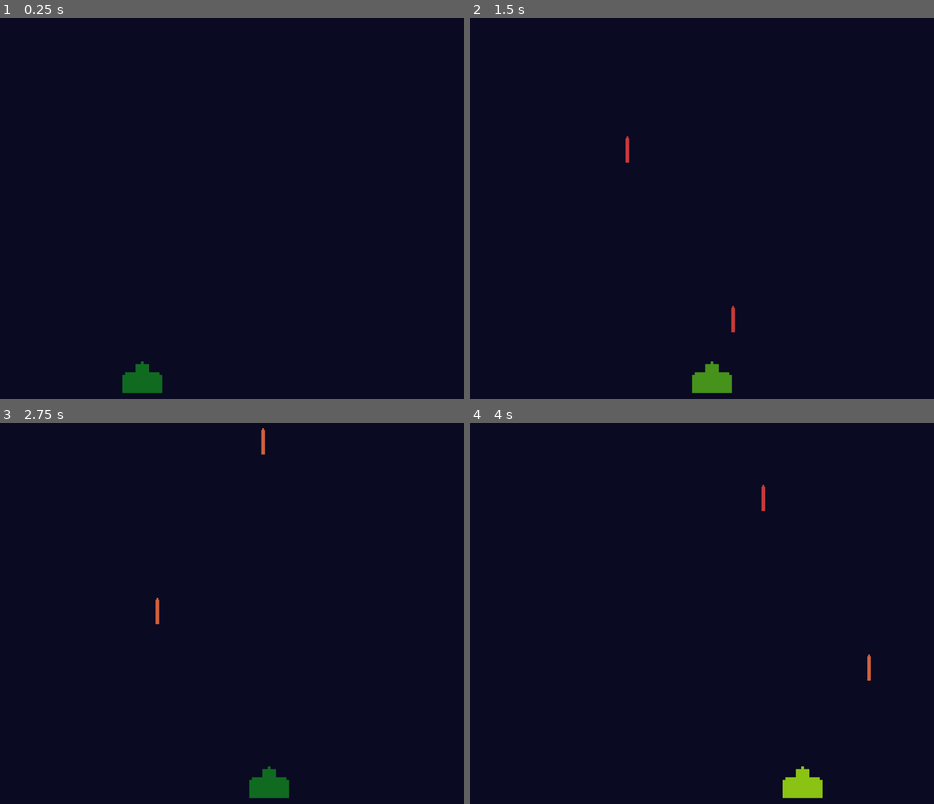
Above: before the commit, frames 1-4 (two rows, left to right).
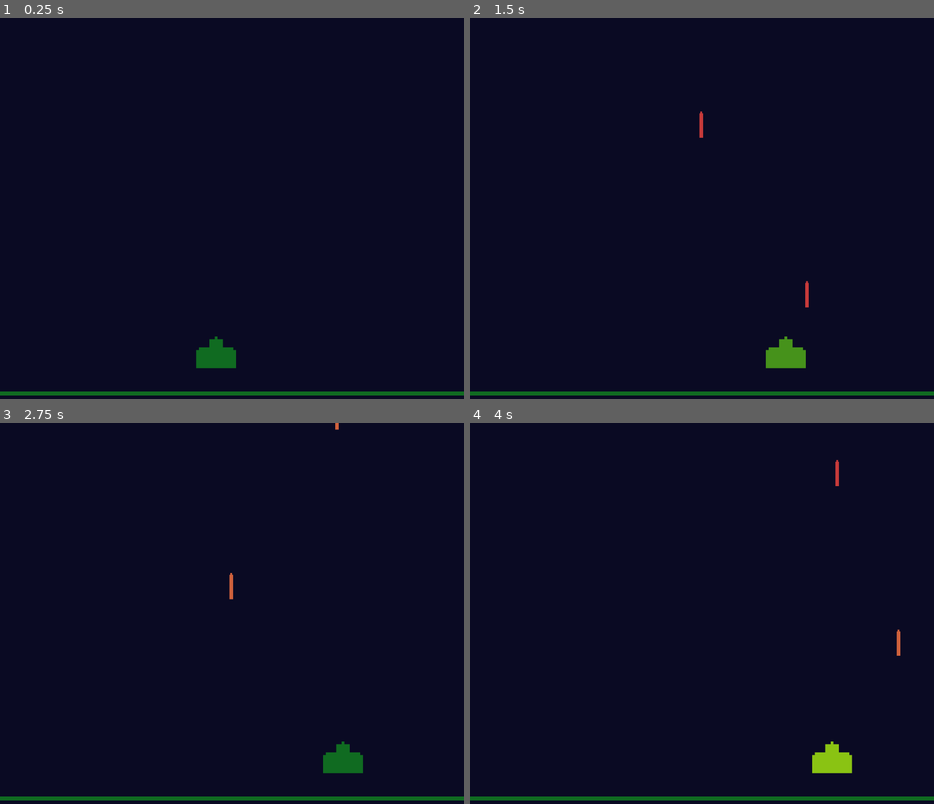
Above: after the commit, the same moments.

Repository: mjcampos/SpaceInvaders
Game: Godot game, scene res://Scenes/Game/game.tscn
Two runs of this game, one before a commit and one after it. Both use one fixed random seed, a clock stepped at 60 frames per second and the inputs below.
Inputs:
- Up to frame 1 (0.25 s): no input
- Up to frame 2 (1.5 s): tap Enter at 0.5 s; hold D (right) 0.53-1.28 s; tap Space (shoot) at 0.6, 1.35 s; hold A (left) from 1.28 s (still down)
- Up to frame 3 (2.75 s): release A (left) at 2.03 s; hold D (right) from 2.03 s (still down); tap Space (shoot) at 2.1 s
- Up to frame 4 (4 s): tap Space (shoot) at 2.85, 3.6 s; release D (right) at 3.53 s; hold A (left) from 3.53 s (still down)

The runs differ from the first frame. In frame 1, 2.1% of the frame differs, in the area x 0-100%, y 83-100%; in frame 2, 2.3%, in the area x 0-100%, y 24-100%; in frame 3, 2.3%; in frame 4, 2.3%.

Commit message:
Import border sprite

Diff:
--- a/Scenes/Game/game.tscn
+++ b/Scenes/Game/game.tscn
@@ -1,6 +1,7 @@
-[gd_scene load_steps=3 format=3 uid="uid://d8ior50urb7h"]
+[gd_scene load_steps=4 format=3 uid="uid://d8ior50urb7h"]
 
 [ext_resource type="Texture2D" uid="uid://bk0q0ra8nk3x" path="res://Assets/background.png" id="1_p1lsn"]
+[ext_resource type="Texture2D" uid="uid://0ulp2rs4mtwv" path="res://Assets/sprite/border.png" id="3_ws0yg"]
 [ext_resource type="PackedScene" uid="uid://csn42kvg2scij" path="res://Scenes/Player/player.tscn" id="3_yt46m"]
 
 [node name="Game" type="Node2D"]
@@ -10,4 +11,8 @@
 texture = ExtResource("1_p1lsn")
 
 [node name="Player" parent="." instance=ExtResource("3_yt46m")]
-position = Vector2(314, 794)
+position = Vector2(477, 739)
+
+[node name="BorderSprite" type="Sprite2D" parent="."]
+position = Vector2(515, 830)
+texture = ExtResource("3_ws0yg")
Binary file added: Assets/sprite/border.png
Not shown, added: Assets/sprite/border.png.import
